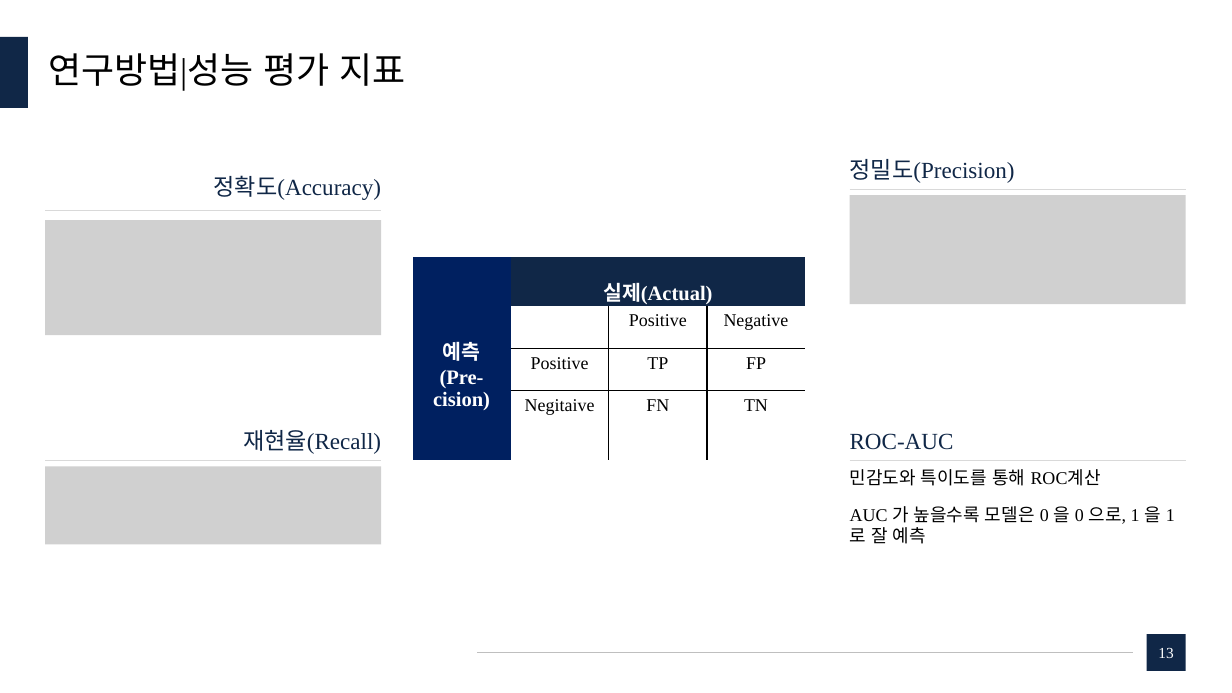
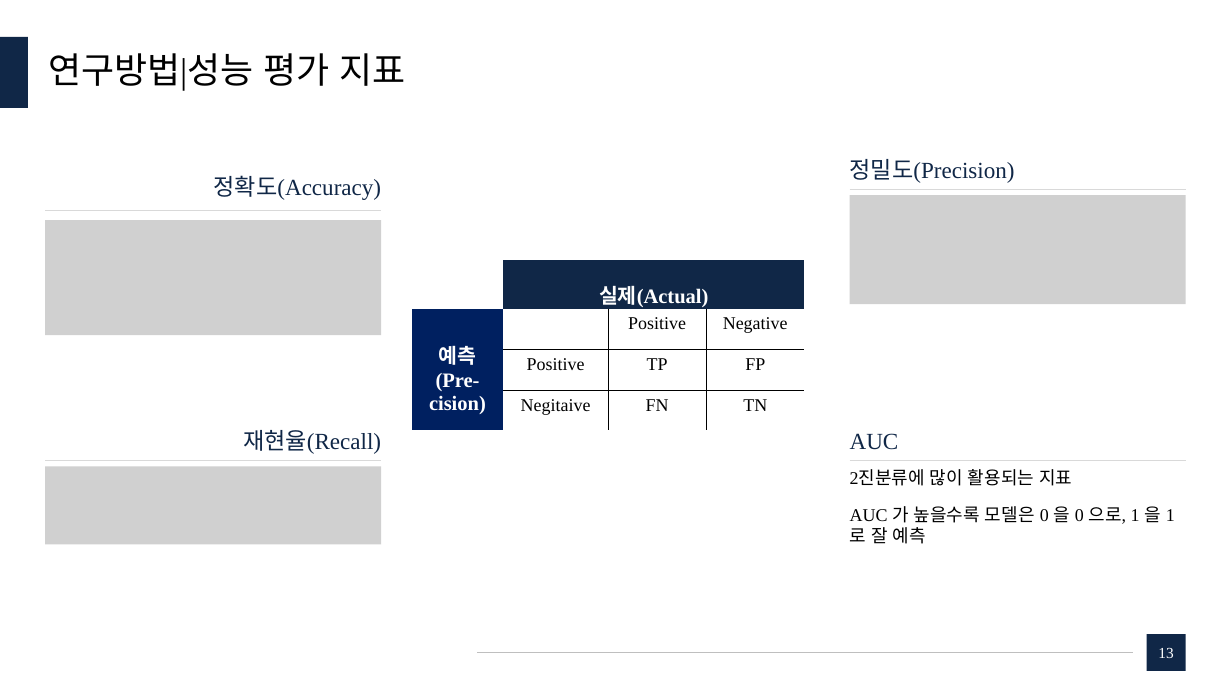
Before and after one commit to dudungE/Competition, a slide deck: slide 13 of ppt/부실가계분류모델에 관한 연구.pptx. Drawn at 1232x693 pixels with LibreOffice and Linux fonts; fonts in the diff are those of the drawing; grey boxes stand for pictures. Boxes give left, top, right and bottom in pixels: in the first picture for what was removed or moved away, otherwise in the second. Text is boxed around its words. In the diff, an @@ line names an element or a change of style, - is before the commit and + after.

```diff
--- a/ppt/부실가계분류모델에 관한 연구.pptx
+++ b/ppt/부실가계분류모델에 관한 연구.pptx
@@ table at <box>412,261,805,457</box> @@
@@ fill #002060 to #FFFFFF in row 1, column 1 @@
@@ table: place and size @@
-table at <box>412,257,804,459</box>
+table at <box>412,261,805,457</box>
@@ rectangle added at <box>412,431,805,509</box>, fill #FFFFFF, outline #FFFFFF 1 pt @@
@@ text at <box>850,433,899,450</box>: text changed @@
-ROC-AUC
+AUC
@@ text at <box>850,469,1072,486</box>: text changed @@
-민감도와 특이도를 통해 ROC계산
+2진분류에 많이 활용되는 지표
```
Also in this commit, not shown: 22 other slides changed.
